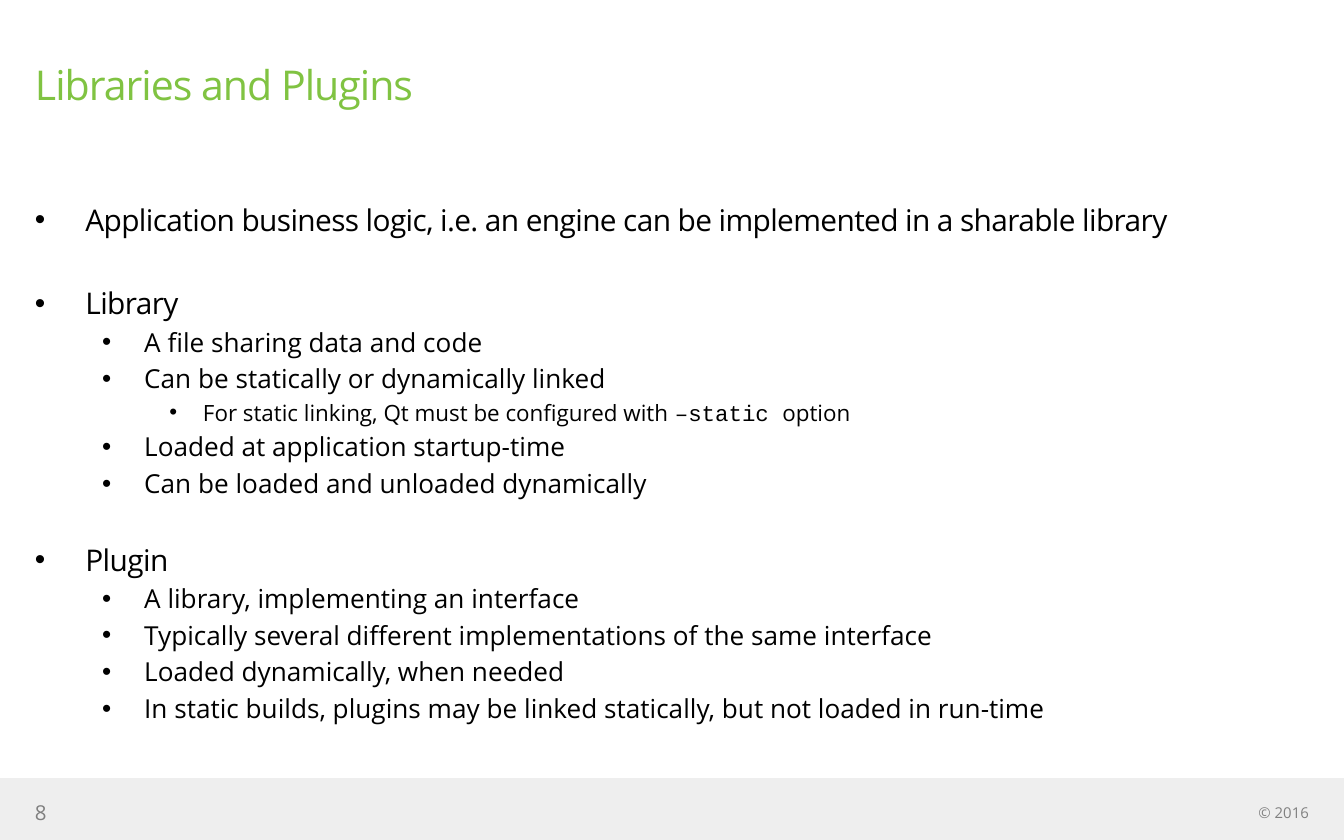
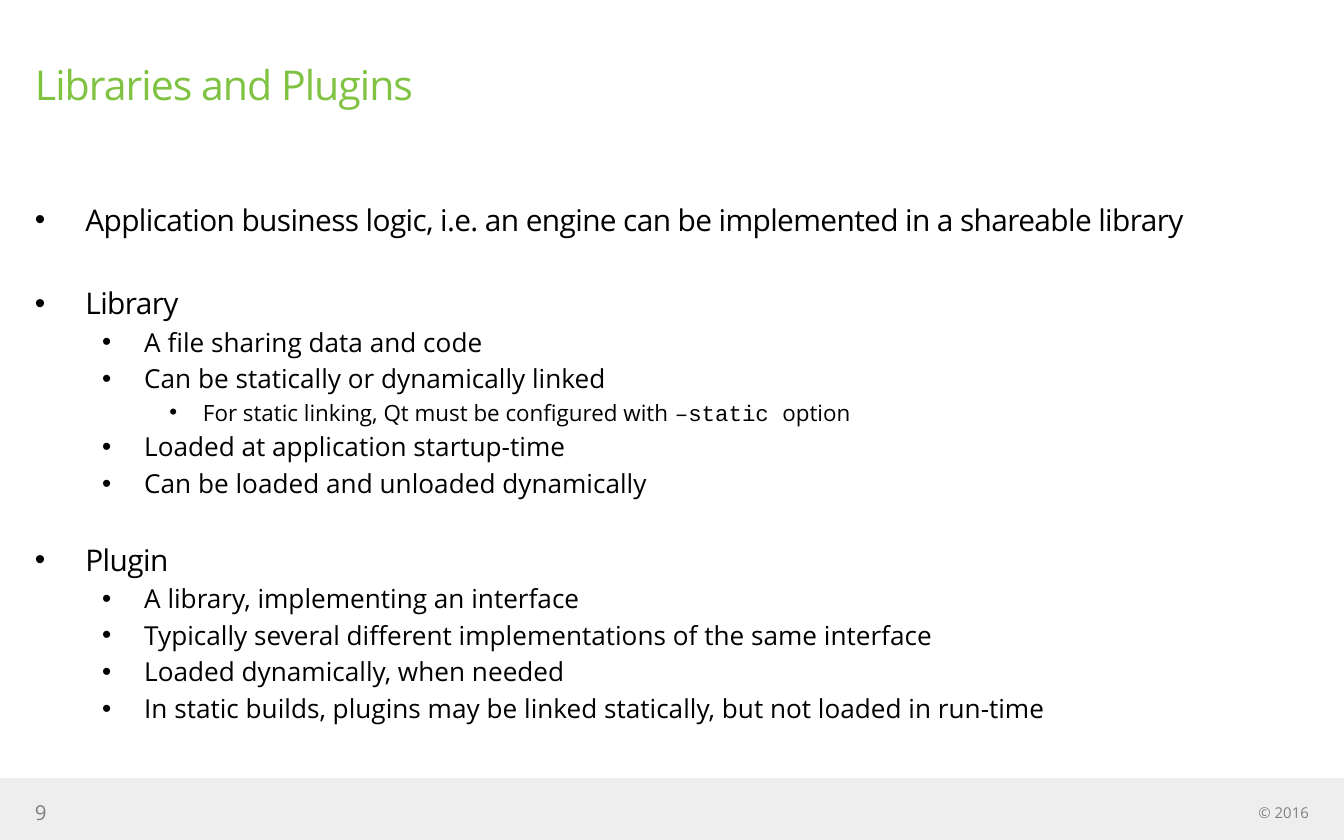
Before and after one commit to jigneshBadrakhiya/training-material, a slide deck: slide 9 of engine/docs/engine edition slideware.pptx (slide 8 before the commit). Drawn at 1344x840 pixels with LibreOffice and Linux fonts; fonts in the diff are those of the drawing. Boxes give left, top, right and bottom in pixels: in the first picture for what was removed or moved away, otherwise in the second. Text is boxed around its words. In the diff, an @@ line names an element or a change of style, - is before the commit and + after.

```diff
--- a/engine/docs/engine edition slideware.pptx
+++ b/engine/docs/engine edition slideware.pptx
@@ text at [85, 208, 1183, 239]: text changed @@
-• Application business logic, i.e. an engine can be implemented in a sharable library
+• Application business logic, i.e. an engine can be implemented in a shareable library
@@ page number at [35, 805, 47, 820]: text changed @@
-8
+9
```
Also in this commit, not shown: 11 other slides changed, 26 slides added.
